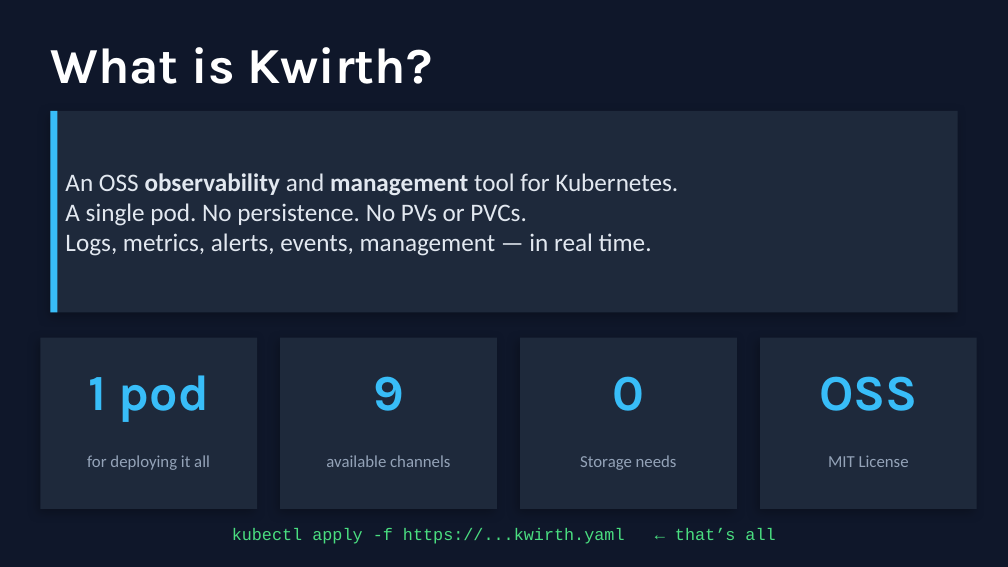
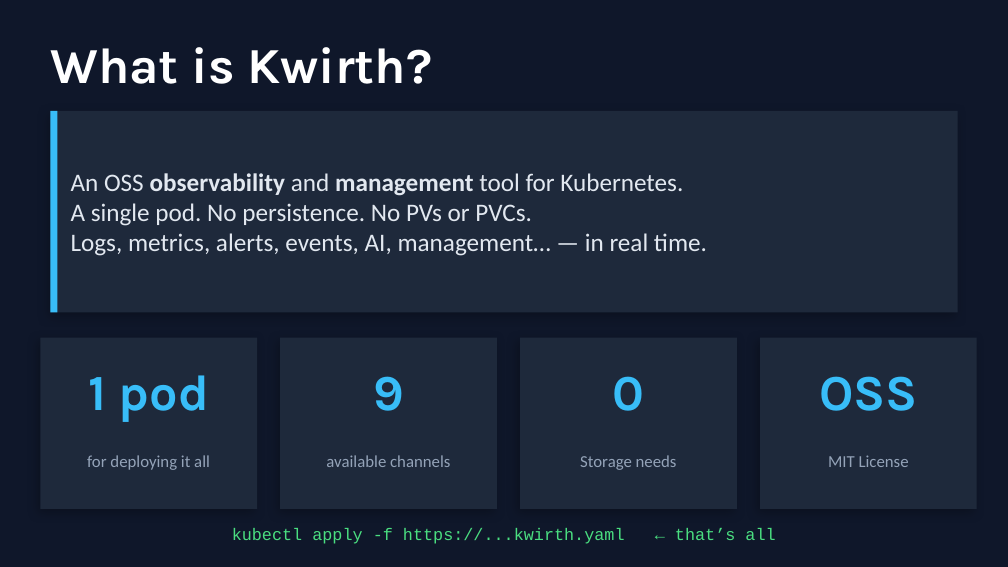
Before and after one commit to kwirthmagnify/kwirth, a slide deck: slide 3 of docs/_media/kwirth_presentation.pptx. Drawn at 1008x567 pixels with LibreOffice and Linux fonts; fonts in the diff are those of the drawing. Boxes give left, top, right and bottom in pixels: in the first picture for what was removed or moved away, otherwise in the second. Text is boxed around its words. In the diff, an @@ line names an element or a change of style, - is before the commit and + after.

```diff
--- a/docs/_media/kwirth_presentation.pptx
+++ b/docs/_media/kwirth_presentation.pptx
@@ text at [71, 233, 707, 256]: text changed @@
-Logs, metrics, alerts, events, management — in real time.
+Logs, metrics, alerts, events, AI, management… — in real time.
```
Also in this commit, not shown: 8 other slides changed, 17 other files.
